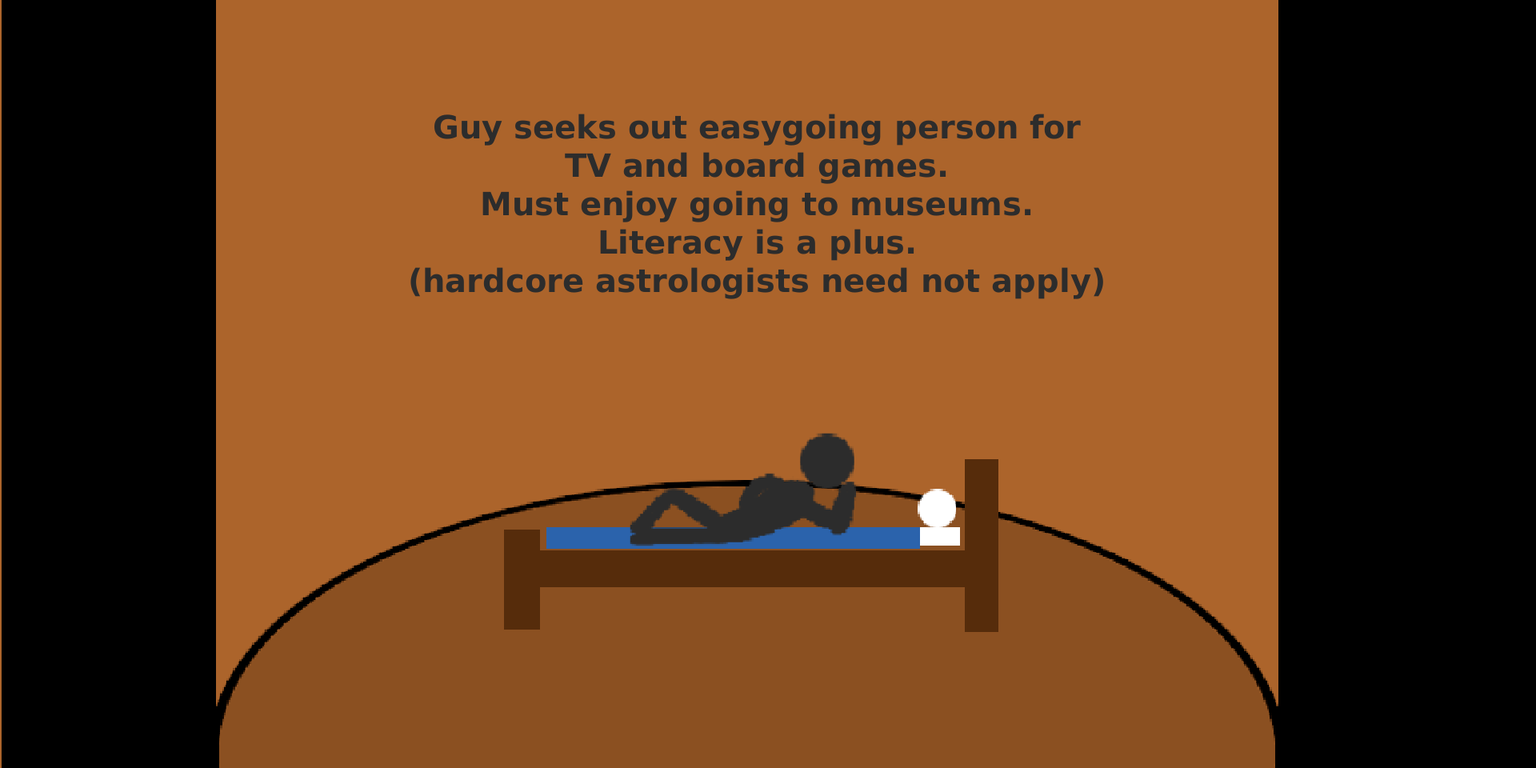
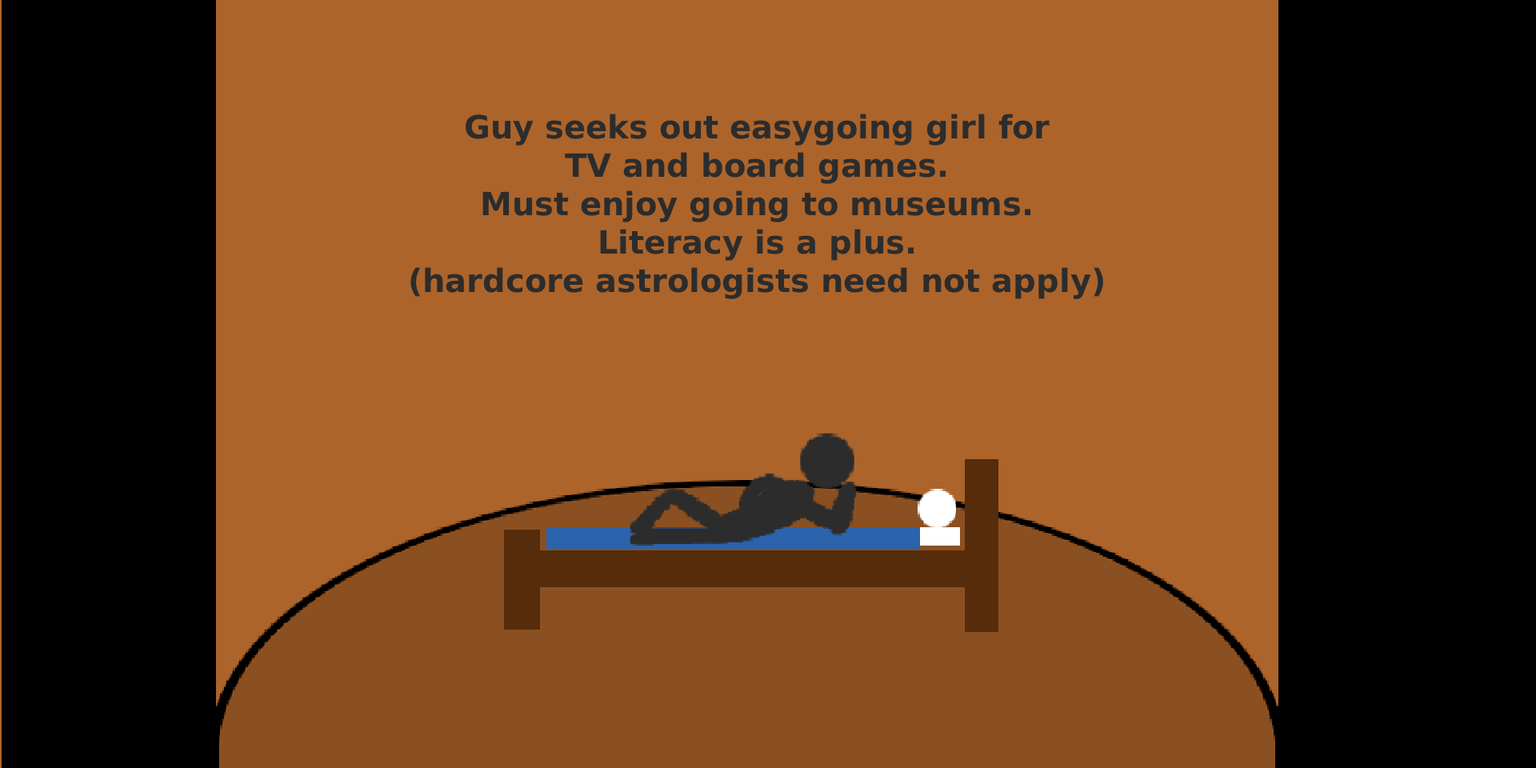
Revision of a layered w=1536, h=768 image; what changed, layer by layer:
renamed "Guy seeks out easygoing person..." to "Guy seeks out easygoing girl f...", painted on it over [434,113,1081,146]
